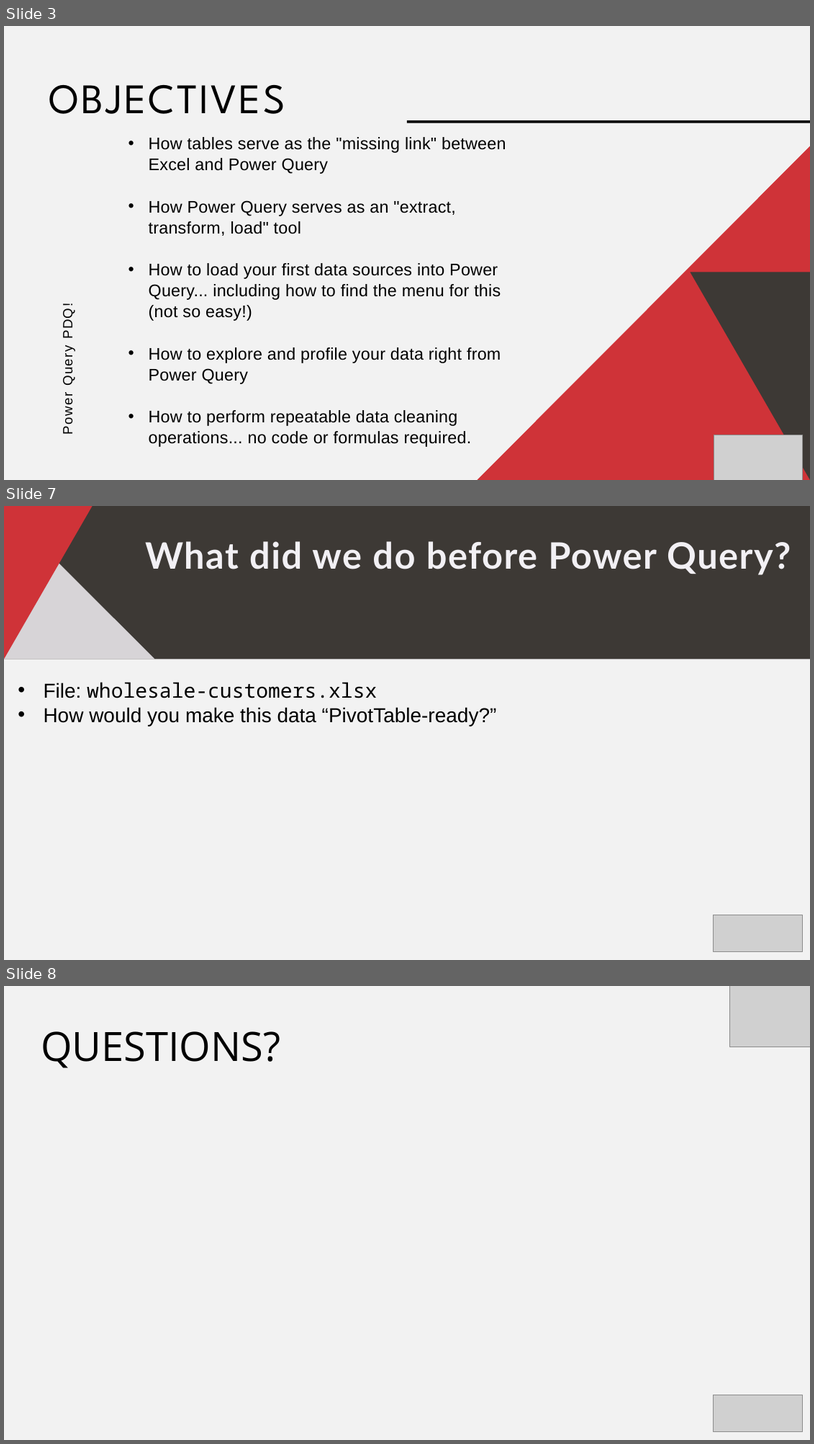
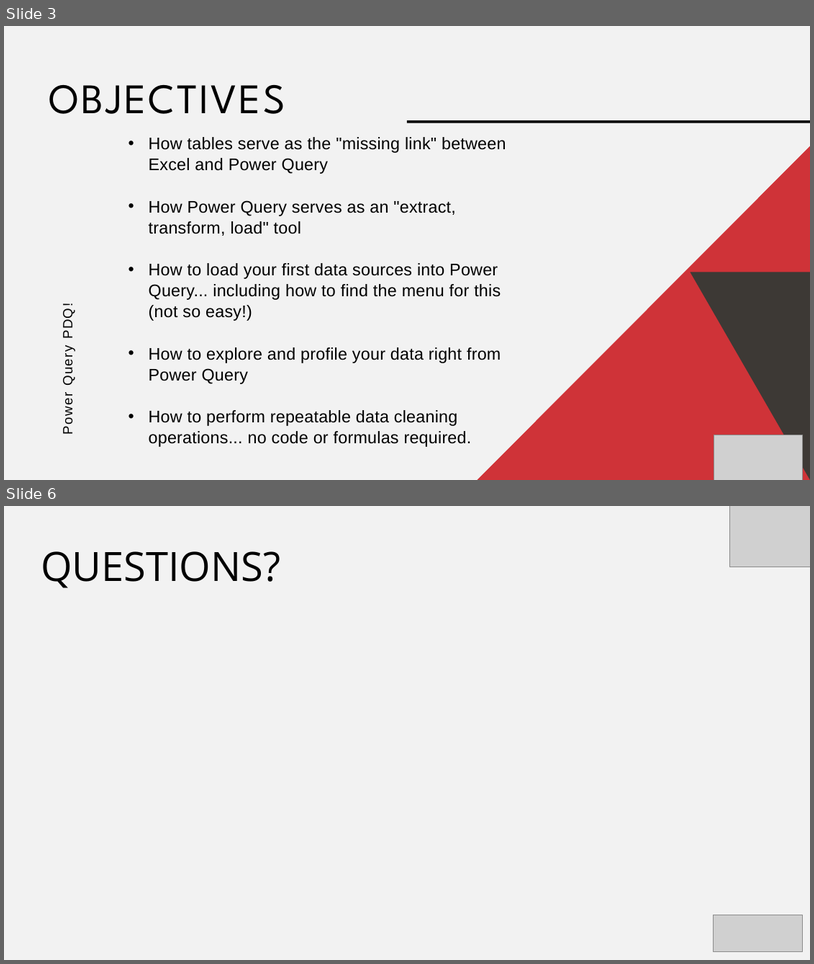
Before and after one commit to stringfestdata/pp-pdq, a slide deck: pp-pdq.pptx. Shown one above the other, each under a label of ours: slides 3, 7 and 8 before the commit, slides 3 and 6 after it; the slides between them are not shown. The pictures are 814x1444 and 814x964 pixels, drawn with LibreOffice and Linux fonts; fonts in the diff are those of the drawing; grey boxes stand for pictures. Boxes give left, top, right and bottom in pixels: in the first picture for what was removed or moved away, otherwise in the second. Text is boxed around its words. In the diff, an @@ line names an element or a change of style, - is before the commit and + after.

```diff
--- a/pp-pdq.pptx
+++ b/pp-pdq.pptx
@@ slide 7 removed at box(4, 506, 810, 960), background #F2F2F2 @@
@@ rectangle removed at box(4, 506, 810, 659) @@
@@ freeform shape removed at box(4, 508, 154, 659) @@
@@ freeform shape removed at box(4, 506, 97, 659) @@
@@ text removed at box(145, 541, 791, 575) @@
-What did we do before Power Query?
@@ text removed at box(44, 682, 497, 726) @@
-• File: wholesale-customers.xlsx
-• How would you make this data “PivotTable-ready?”
@@ picture removed at box(714, 914, 802, 951) @@
@@ what was slide 8 is now slide 6 @@
```
Also in this commit, not shown: 1 slide changed, 2 slides added, 3 other slides removed.
